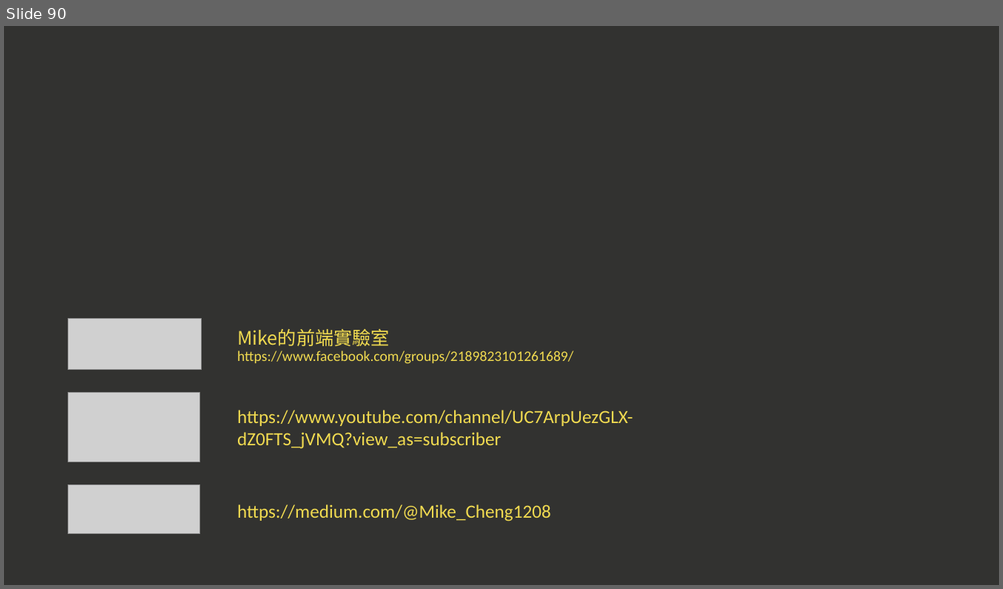
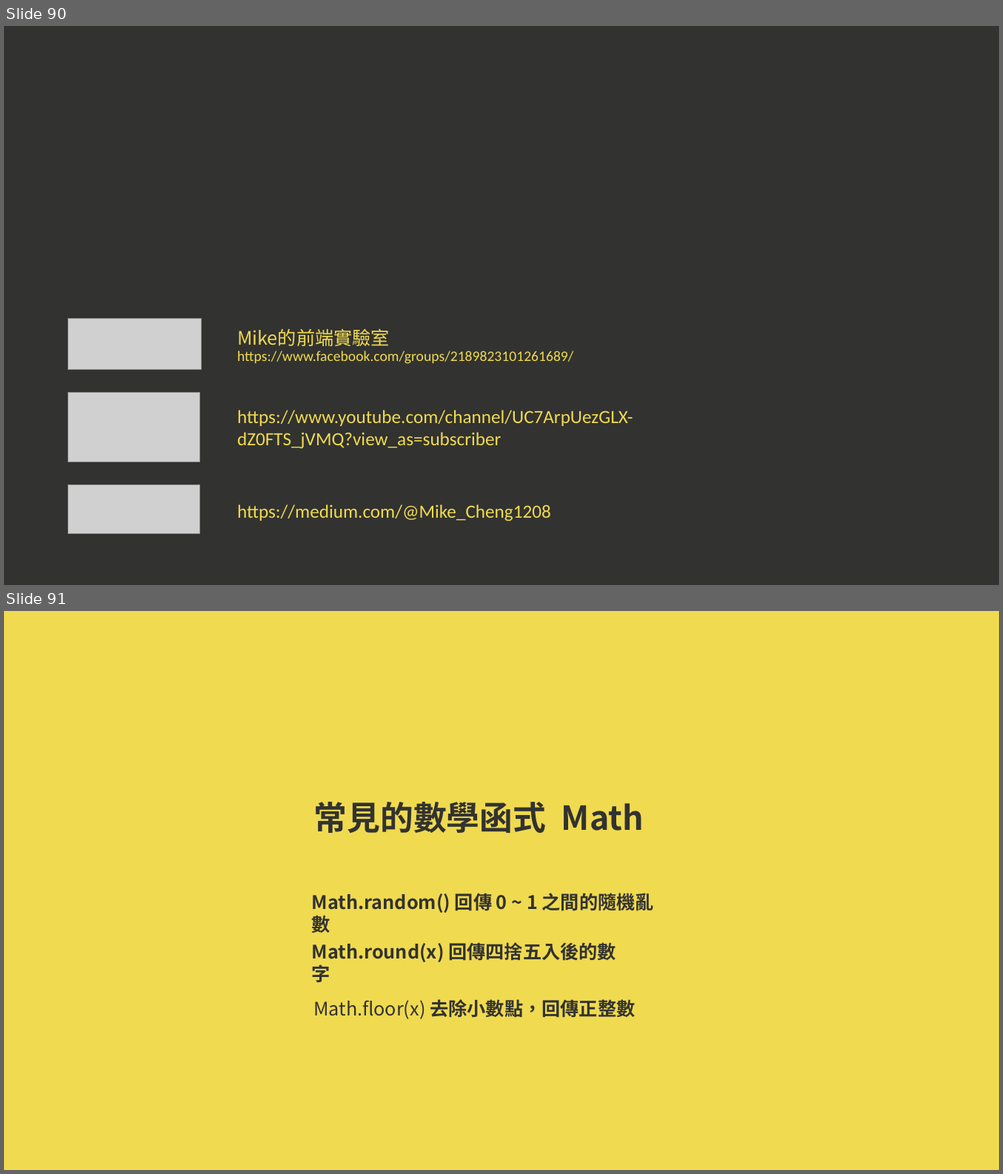
Before and after one commit to a23246542/JS_course_beginner_example, a slide deck: 現代 JavaScript 職人之路｜入門篇.pptx. Shown one above the other, each under a label of ours: slide 90 before the commit, slides 90 and 91 after it. The pictures are 1003x589 and 1003x1174 pixels, drawn with LibreOffice and Linux fonts; fonts in the diff are those of the drawing; grey boxes stand for pictures. Boxes give left, top, right and bottom in pixels: in the first picture for what was removed or moved away, otherwise in the second. Text is boxed around its words. In the diff, an @@ line names an element or a change of style, - is before the commit and + after.

```diff
--- a/現代 JavaScript 職人之路｜入門篇.pptx
+++ b/現代 JavaScript 職人之路｜入門篇.pptx
@@ slide 91 added at [4,611,999,1170], background #F0DA50 @@
@@ title added at [314,802,643,833], 32 pt, text #323230, bold @@
+常見的數學函式 Math
@@ text added at [312,893,654,913], 18 pt, text #323230, bold @@
+Math.random() 回傳 0 ~ 1 之間的隨機亂數
@@ text added at [312,943,616,963], 18 pt, text #323230, bold @@
+Math.round(x) 回傳四捨五入後的數字
@@ text added at [313,999,634,1019], 18 pt, text #323230 @@
+Math.floor(x) 去除小數點，回傳正整數
```
Also in this commit, not shown: 4 other slides added, 1 other file.
